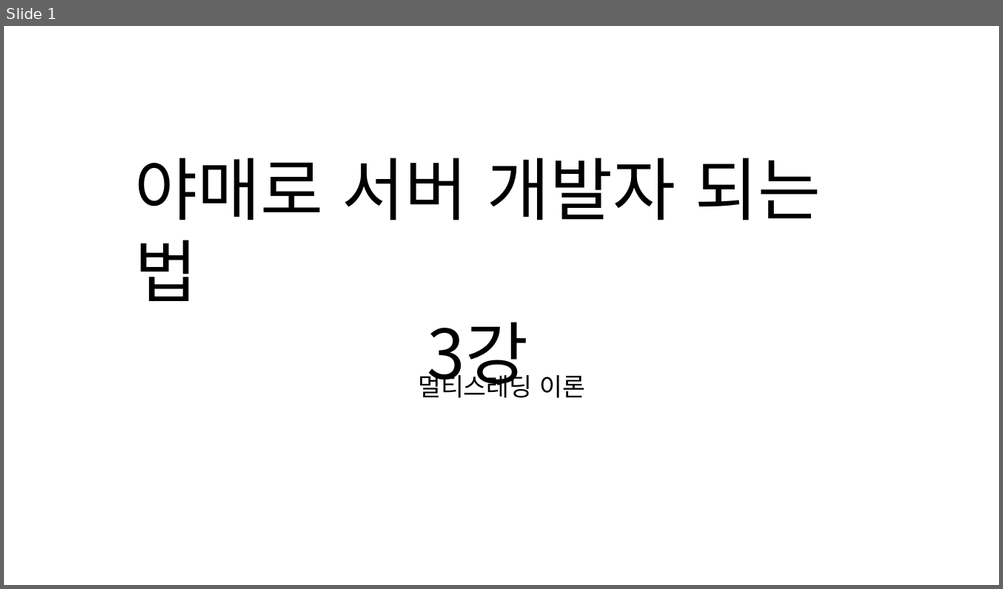
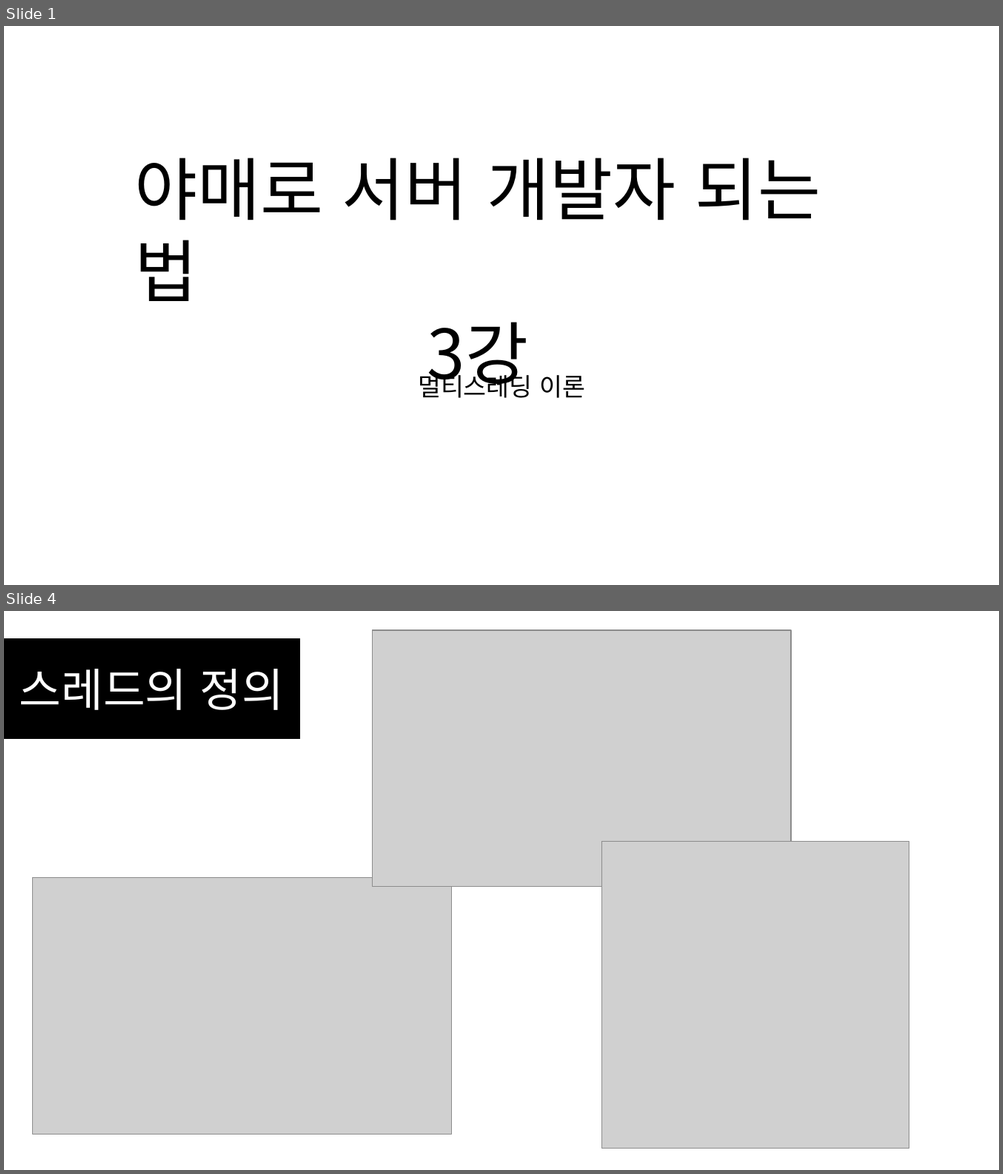
Before and after one commit to SEH00N/SDLU, a slide deck: ServerLecture/PT/3강 멀티스레딩 이론.pptx. Shown one above the other, each under a label of ours: slide 1 before the commit, slides 1 and 4 after it; the slides between them are not shown. The pictures are 1003x589 and 1003x1174 pixels, drawn with LibreOffice and Linux fonts; fonts in the diff are those of the drawing; grey boxes stand for pictures. Boxes give left, top, right and bottom in pixels: in the first picture for what was removed or moved away, otherwise in the second. Text is boxed around its words. In the diff, an @@ line names an element or a change of style, - is before the commit and + after.

```diff
--- a/ServerLecture/PT/3강 멀티스레딩 이론.pptx
+++ b/ServerLecture/PT/3강 멀티스레딩 이론.pptx
@@ slide 4 added at [4, 611, 999, 1170], background #FFFFFF @@
@@ picture added at [372, 630, 791, 887] @@
@@ rectangle added at [4, 638, 299, 738], fill #000000, outline #000000 1 pt, 44 pt, text #FFFFFF @@
+스레드의 정의
@@ picture added at [602, 842, 908, 1148] @@
@@ picture added at [33, 878, 452, 1135] @@
```
Also in this commit, not shown: 29 other slides added, 2 other files.
